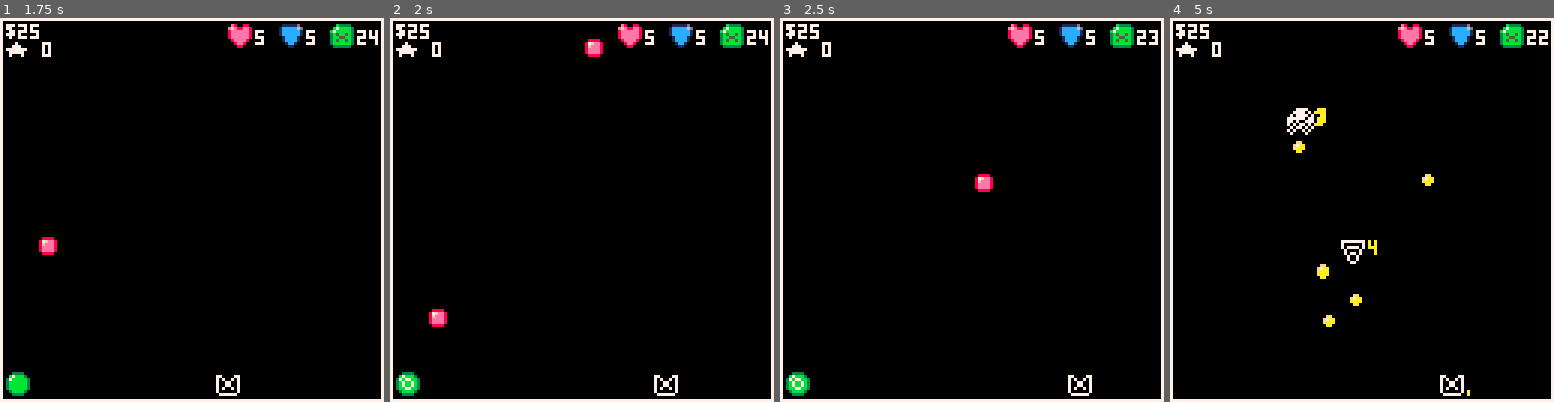
Above: before the commit, frames 1-4 (left to right).
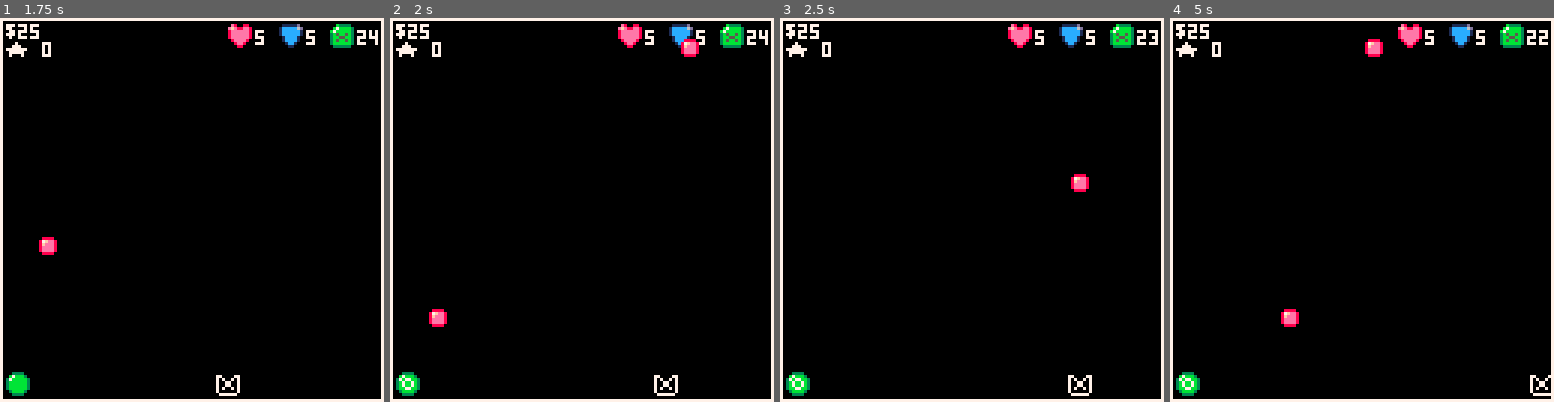
Above: after the commit, the same moments.

Repository: NinetiesPaul/Orion-s-Defender
Game: PICO-8 cartridge orionsdefender.p8
Two runs of this game, one before a commit and one after it. Both use one fixed random seed, a clock stepped at 60 frames per second and the inputs below.
Inputs:
- Up to frame 1 (1.75 s): tap X (X key) at 0.33, 1.07 s; tap O (Z key) at 0.7, 1.7 s; hold Right from 1.6 s (still down)
- Up to frame 2 (2 s): keep holding Right; tap X (X key) at 1.85 s
- Up to frame 3 (2.5 s): release Right at 2.1 s; tap O (Z key) at 2.1 s; hold Up 2.15-2.42 s; hold Right from 2.47 s (still down)
- Up to frame 4 (5 s): tap O (Z key) every 0.4 s from 2.5 to 4.9 s; tap X (X key) at 2.97, 4.08 s; release Right at 3.03 s; hold Left 3.08-3.58 s; hold Down 3.63-3.97 s; hold Right 4.02-4.68 s; hold Up from 4.73 s (still down)

Frame 1 is identical in both runs. In frame 2, 0.4% of the frame differs, in the area x 50-81%, y 5-11%; in frame 3, 0.4%; in frame 4, 2.0%, in the area x 1-100%, y 5-99%.

Commit message:
code refactoring; cooldown rate measured by enemy; tab fixing; enemy spec added with difficulty, not multiplied

Diff:
--- a/orionsdefender.p8
+++ b/orionsdefender.p8
@@ -6,8 +6,11 @@
 function _init()
 	-- encounters variable
 	encounters = {}
+	-- 3 police
+	-- 3 random civilian
+	-- quests (ransom, kidnap, help raid, avoid raid)
 	types = {
-		1, -- battle
+		1, -- battle pirate
 		2 -- store
 	}
 	encounter_spawn_x = {
@@ -95,7 +98,8 @@
 			["b_health"] = 3,
 			["b_damage"] = 1,
 			["b_shot_speed"] = 1.5,
-			["b_speed"] =  0.5
+			["b_speed"] =  0.5,
+			["b_cdr"] = 90
 		},
 		{
 			["spr_ok"] = 010,
@@ -103,7 +107,8 @@
 			["b_health"] = 2,
 			["b_damage"] = 2,
 			["b_shot_speed"] = 2,
-			["b_speed"] =  1
+			["b_speed"] =  1,
+			["b_cdr"] = 60
 		},
 		{
 			["spr_ok"] = 011,
@@ -111,7 +116,8 @@
 			["b_health"] = 5,
 			["b_damage"] = 1,
 			["b_shot_speed"] = 1.5,
-			["b_speed"] =  1.5
+			["b_speed"] =  1.5,
+			["b_cdr"] = 45
 		},
 		{
 			["spr_ok"] = 012,
@@ -119,111 +125,111 @@
 			["b_health"] = 4,
 			["b_damage"] = 2,
 			["b_shot_speed"] = 2,
-			["b_speed"] =  2
+			["b_speed"] =  2,
+			["b_cdr"] = 30
 		}
 	}
 	enemies = {}
 	enemy_bullets = {}
-	enemy_bullets_cdr = {60,45,30}
 end
 
 function _draw()
- cls()
- rect(0,0,127,127,7)
-
- if current_view == 1 then
-  draw_ui()
-  draw_threat()
-  spr(ship_spr,ship_x,ship_y)
-  foreach(encounters, draw_encounter)
- end
-
- if current_view == 2 then
-  draw_ui()
-  if (clock % 5 == 0 and ship_spr == 033) ship_spr = 017
-  create_enemy_bullet()
-
-  spr(ship_spr,ship_x,ship_y)
-
-  draw_cooldown()
-  foreach(enemies, draw_enemy)
-  foreach(enemy_bullets, draw_enemy_bullet)
-  foreach(bullets, draw_bullet)
- end
-
- if current_view == 3 then
-  destroy()
-
-  print("you've won!", 40,64)
-  print("added "..r_fuel.." fuel", 40,72)
-  print("added "..r_scraps.." scraps", 40,80)
- 	print("press z or x to continue", 18, 104)
- end
-
- if current_view == 4 then
- 	draw_ui()
- 	destroy()
-
- 	print("buy fuel -- $4", 10, 32)
- 	print("repair hull -- $5", 10, 40)
- 	print("repair armor -- $6", 10, 48)
- 	print("upgrade hull -- $" .. next_health_upgrade_cost, 10, 56)
- 	print("upgrade armor -- $" .. next_armor_upgrade_cost, 10, 64)
- 	print("upgrade gun damage -- $" .. next_gun_upgrade_cost, 10, 72)
- 	print("upgrade gun cooldown -- $" .. next_cooldown_upgrade_cost, 10, 80)
-
- 	if (clock % 90 == 0) shop_last_bought = ""
- 	print(shop_last_bought, 10, 22)
-
- 	print("up or down - change", 2, 120)
- 	print("z - select", 2,104)
- 	print("x - exit", 2, 112)
-
- 	animate_shop_selector()
- end
-
- if current_view == 5 then
-  destroy()
-
-  print("game over",44,64)
-  if (health <= 0) print("you were destroyed",24,72)
-  if (fuel <= 0) print("you ran out of fuel",23,72)
- 	print("press z or x to restart", 18, 104)
- end
-
- if current_view == 6 then
-  print("orion's defender",44,64)
-  print("press z or x to start", 18, 104)
- end
-
- if current_view == 7 then
- 	print("help screen", 40, 2)
-
- 	spr(017, 2, 12)
- 	print("this is your ship. \nyou can only move sideways", 11, 10)
-
- 	spr(001, 1, 26)
- 	print("when in battle, \npress 'z' to shoot", 10, 24)
- 	spr(049, 1, 39)
- 	print("a red shot means critical\ndamage", 10, 37)
-
- 	spr(000, 1, 53)
- 	print("this is an encounter pickup\nit can be anything", 10, 52)
-
- 	spr(009, 2, 69)
- 	print("this is an enemy.\ndestroy it to get scraps", 11, 67)
-
- 	print("threat level indicators", 2, 81)
- 	spr(006, 2, 90)
- 	print("low", 11, 92)
- 	spr(022, 24, 90)
- 	print("medium", 33, 92)
- 	spr(038, 58, 90)
- 	print("high level", 67, 92)
-
- 	print("use scraps to fix your ship,\nbuy fuel and upgrades. survive", 2, 106)
-	print("press anything to start", 20, 120)
- end
+	cls()
+	rect(0,0,127,127,7)
+
+	if current_view == 1 then -- world
+		draw_ui()
+		draw_threat()
+		spr(ship_spr,ship_x,ship_y)
+		foreach(encounters, draw_encounter)
+	end
+
+	if current_view == 2 then -- battle
+		draw_ui()
+		if (clock % 5 == 0 and ship_spr == 033) ship_spr = 017
+		create_enemy_bullet()
+
+		spr(ship_spr,ship_x,ship_y)
+
+		draw_cooldown()
+		foreach(enemies, draw_enemy)
+		foreach(enemy_bullets, draw_enemy_bullet)
+		foreach(bullets, draw_bullet)
+	end
+
+	if current_view == 3 then -- rewards
+		destroy()
+
+		print("you've won!", 40,64)
+		print("added "..r_fuel.." fuel", 40,72)
+		print("added "..r_scraps.." scraps", 40,80)
+		print("press z or x to continue", 18, 104)
+	end
+
+	if current_view == 4 then -- store
+		draw_ui()
+		destroy()
+
+		print("buy fuel -- $4", 10, 32)
+		print("repair hull -- $5", 10, 40)
+		print("repair armor -- $6", 10, 48)
+		print("upgrade hull -- $" .. next_health_upgrade_cost, 10, 56)
+		print("upgrade armor -- $" .. next_armor_upgrade_cost, 10, 64)
+		print("upgrade gun damage -- $" .. next_gun_upgrade_cost, 10, 72)
+		print("upgrade gun cooldown -- $" .. next_cooldown_upgrade_cost, 10, 80)
+
+		if (clock % 90 == 0) shop_last_bought = ""
+		print(shop_last_bought, 10, 22)
+
+		print("up or down - change", 2, 120)
+		print("z - select", 2,104)
+		print("x - exit", 2, 112)
+
+		animate_shop_selector()
+	end
+
+	if current_view == 5 then -- gameover
+		destroy()
+
+		print("game over",44,64)
+		if (health <= 0) print("you were destroyed",24,72)
+		if (fuel <= 0) print("you ran out of fuel",23,72)
+		print("press z or x to restart", 18, 104)
+	end
+
+	if current_view == 6 then
+		print("orion's defender",44,64)
+		print("press z or x to start", 18, 104)
+	end
+
+	if current_view == 7 then
+		print("help screen", 40, 2)
+
+		spr(017, 2, 12)
+		print("this is your ship. \nyou can only move sideways", 11, 10)
+
+		spr(001, 1, 26)
+		print("when in battle, \npress 'z' to shoot", 10, 24)
+		spr(049, 1, 39)
+		print("a red shot means critical\ndamage", 10, 37)
+
+		spr(000, 1, 53)
+		print("this is an encounter pickup\nit can be anything", 10, 52)
+
+		spr(009, 2, 69)
+		print("this is an enemy.\ndestroy it to get scraps", 11, 67)
+
+		print("threat level indicators", 2, 81)
+		spr(006, 2, 90)
+		print("low", 11, 92)
+		spr(022, 24, 90)
+		print("medium", 33, 92)
+		spr(038, 58, 90)
+		print("high level", 67, 92)
+
+		print("use scraps to fix your ship,\nbuy fuel and upgrades. survive", 2, 106)
+		print("press anything to start", 20, 120)
+	end
 end
 
 function _update()
@@ -281,8 +287,8 @@
 		local enemy = {}
 		enemy.spr = enemy_data["spr_ok"]
 		enemy.spr_damage = enemy_data["spr_damage"]
-		enemy.health = enemy_data["b_health"] * difficulty
-		enemy.damage = enemy_data["b_damage"] * difficulty
+		enemy.health = enemy_data["b_health"] + difficulty
+		enemy.damage = enemy_data["b_damage"] + difficulty
 		enemy.shot_v = enemy_data["b_shot_speed"] + difficulty
 		enemy.v = enemy_data["b_speed"]
 		enemy.x = flr(rnd(15))+15
@@ -293,7 +299,7 @@
 		enemy.ly = enemy.y+rnd(30)+30
 		enemy.move_forward = true
 		enemy.fire = true
-		enemy.cdr = enemy_bullets_cdr[flr(rnd(3)) + 1]
+		enemy.cdr = enemy_data["b_cdr"]
 		enemy.collateral = false
 		add(enemies, enemy)
 		enemy_count -= 1
@@ -370,10 +376,9 @@
 
 function create_encounter()
 	local encounter = {}
-	number = flr(rnd(5)) + 1
-	encounter.x = encounter_spawn_x[number]
+	encounter.x = rnd(encounter_spawn_x)
 	encounter.y = 0
-	encounter.type = types[flr(rnd(2)) + 1]
+	encounter.type = rnd(types)
 	if (last_encounter_store == true) encounter.type = 1
 	add(encounters, encounter)
 end
@@ -421,8 +426,8 @@
 
 function gun_ready()
 	if bullet_cooldown == 0 and warned == false then
-	 sfx(03)
-	 warned = true
+		sfx(03)
+		warned = true
 	end
 end
 -->8
@@ -435,7 +440,7 @@
 		bullet.y = ship_y - 8
 		bullet.critical = (rnd() > random_factor) and true or false
 		bullet.collateral = (rnd() > random_factor) and true or false
-		bullet.collateral_type = (bullet.collateral == true) and collateral_type[flr(rnd(3)) + 1] or false
+		bullet.collateral_type = (bullet.collateral == true) and rnd(collateral_type) or false
 		bullet.spr = (bullet.critical == true) and 049 or 001
 
 		bullet_cooldown = bullet_cooldown_rate
@@ -607,7 +612,7 @@
 				end
 			else
 				sfx(00)
-			 shop_last_bought = "current at max health"
+				shop_last_bought = "current at max health"
 			end
 		end
 
@@ -624,7 +629,7 @@
 				end
 			else
 				sfx(00)
-			 shop_last_bought = "current at max armor"
+				shop_last_bought = "current at max armor"
 			end
 		end
 
@@ -706,25 +711,22 @@
 
 	end
 
- if btnp(3) and shop_selector_pos < 7 then
-  sfx(02)
-  shop_selector_y += 8
-  shop_selector_pos += 1
- end
+	if btnp(3) and shop_selector_pos < 7 then
+		sfx(02)
+		shop_selector_y += 8
+		shop_selector_pos += 1
+	end
 
 	if btnp(2) and shop_selector_pos > 1 then
 		sfx(02)
 		shop_selector_y -= 8
-  shop_selector_pos -= 1
+  	shop_selector_pos -= 1
 	end
 end
 
 function animate_shop_selector()
-	if (clock % 1.5 == 0) then
-		shop_selector_spr_pointer += 1
-		if (shop_selector_spr_pointer > 3) shop_selector_spr_pointer = 1
-	end
-
+	shop_selector_spr_pointer += 1
+	if (shop_selector_spr_pointer > 3) shop_selector_spr_pointer = 1
 	spr(shop_selector_spr[shop_selector_spr_pointer], 0, shop_selector_y)
 end
 __gfx__
